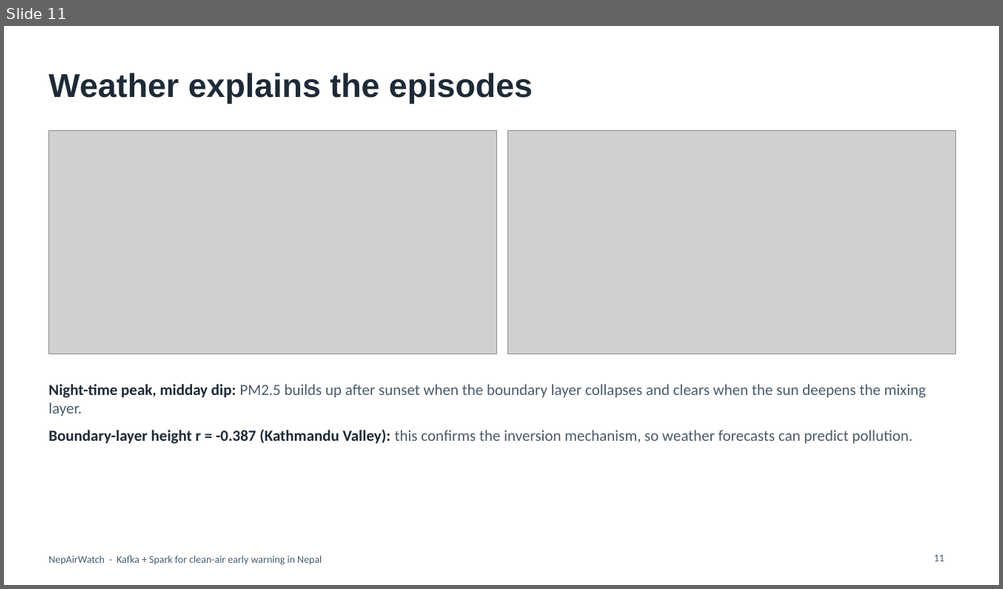
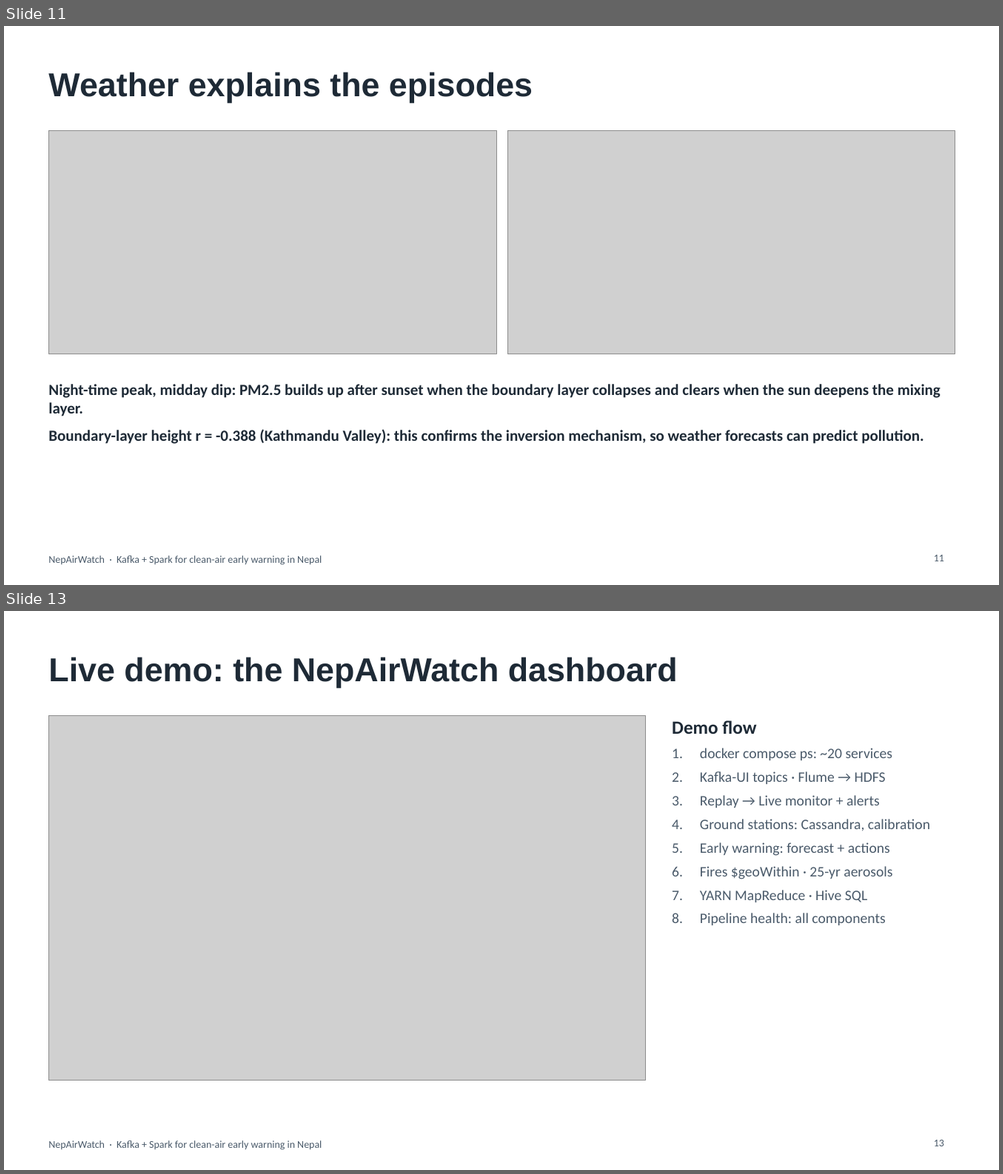
Before and after one commit to St-Luciferr/NepAirWatch, a slide deck: docs/NepAirWatch_Presentation.pptx. Shown one above the other, each under a label of ours: slide 11 before the commit, slides 11 and 13 after it; the slides between them are not shown. The pictures are 1003x589 and 1003x1174 pixels, drawn with LibreOffice and Linux fonts; fonts in the diff are those of the drawing; grey boxes stand for pictures. Boxes give left, top, right and bottom in pixels: in the first picture for what was removed or moved away, otherwise in the second. Text is boxed around its words. In the diff, an @@ line names an element or a change of style, - is before the commit and + after.

Commit message:
docs: update report and presentation for the v2 platform
- Report rewritten for the Lambda architecture: six sources, HDFS, Flume,
  Cassandra, Hive, MapReduce, methodology, model evaluation and v2 results
- New figures: CAMS bias per station, calibration scatter, 25-year AOD trend
- Deck: data sources, architecture, components, storage, streaming, results,
  demo and conclusion slides updated with the latest run

```diff
--- a/docs/NepAirWatch_Presentation.pptx
+++ b/docs/NepAirWatch_Presentation.pptx
@@ slide 13 added at bbox=[4, 611, 999, 1170], background #FFFFFF; not listed: 1 template element that a slide beside it also shows @@
@@ title added at bbox=[48, 657, 677, 688], 32 pt, text #1E2A36, bold @@
+Live demo: the NepAirWatch dashboard
@@ picture added at bbox=[48, 715, 646, 1080] @@
@@ text added at bbox=[671, 721, 930, 925], 14 pt, text #4A5A6A @@
+Demo flow
+1. docker compose ps: ~20 services
+2. Kafka-UI topics · Flume → HDFS
+3. Replay → Live monitor + alerts
+4. Ground stations: Cassandra, calibration
+5. Early warning: forecast + actions
+6. Fires $geoWithin · 25-yr aerosols
+7. YARN MapReduce · Hive SQL
+8. Pipeline health: all components
@@ page number added at bbox=[933, 1140, 944, 1147], 10 pt, text #4A5A6A @@
+13
@@ slide 11 changed as well @@
@@ text at bbox=[48, 384, 940, 417]: text colour #4A5A6A to #1E2A36, bold on in "PM2.5 builds up after sunset when the ..." @@
@@ text at bbox=[48, 429, 923, 444]: text changed; text colour #4A5A6A to #1E2A36; bold on @@
-Boundary-layer height r = -0.387 (Kathmandu Valley): this confirms the inversion mechanism, so weather forecasts can predict pollution.
+Boundary-layer height r = -0.388 (Kathmandu Valley): this confirms the inversion mechanism, so weather forecasts can predict pollution.
```
Also in this commit, not shown: 9 other slides changed, 2 other slides added, 3 slides removed, 14 other files.
